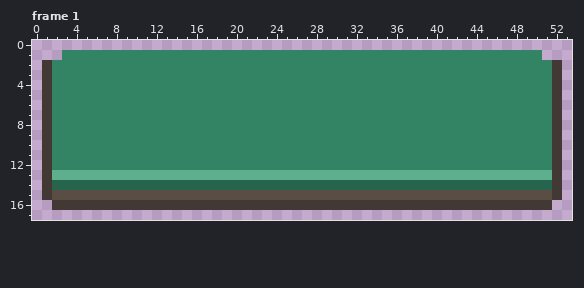
Two states of a pixel-art file, sprites/confirm_button.aseprite. Above, as it was before the edit.
54x18 pixels, 1 frame. Colours within 5 levels of each other are drawn and written as one. Shown: frame 1. The commit also changed other frames, which this record leaves out.
The same view after the edit:
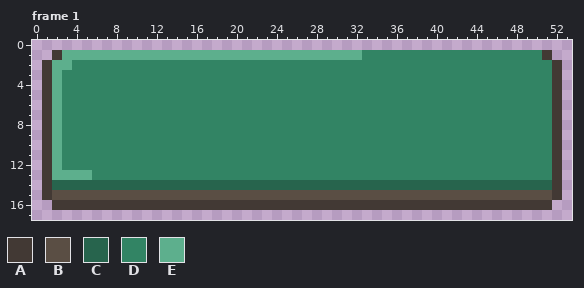
Palette (. is transparent): A #423934  B #5a4e44  C #27644d  D #328464  E #5daf8d
The commit says: deleted your buttons >:)
Diff:
layer "Layer 3" added
Frame 1, layers "Layer 1", "Layer 3":
The author put colour A in row 1 at x 2 and 51.
Colour E becomes colour D in row 13 at x 6 to 51.
Colour D becomes colour E in row 1 at x 3 to 32; in row 2 at x 2 to 3; in rows 3 to 12 at x 2.
Changed places in both pictures, as pixel boxes (x1, y1, x2, y2):
changed: (52, 50, 362, 170)
added: (542, 50, 552, 60)
changed: (92, 170, 552, 180)
